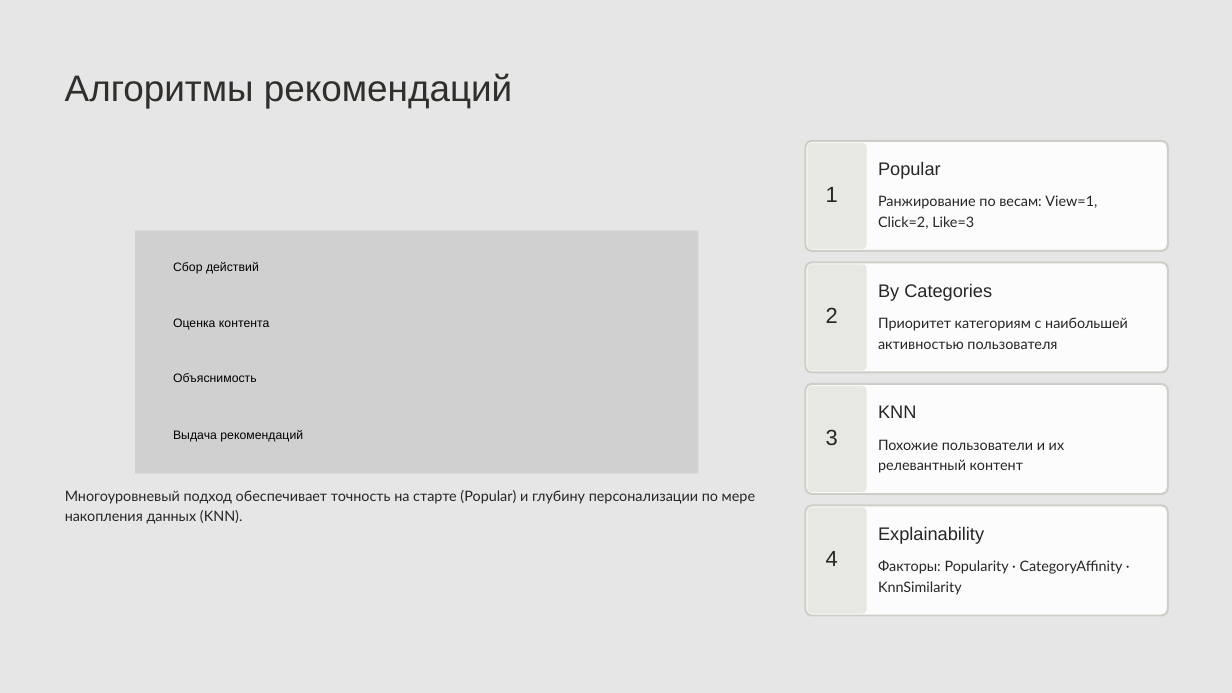
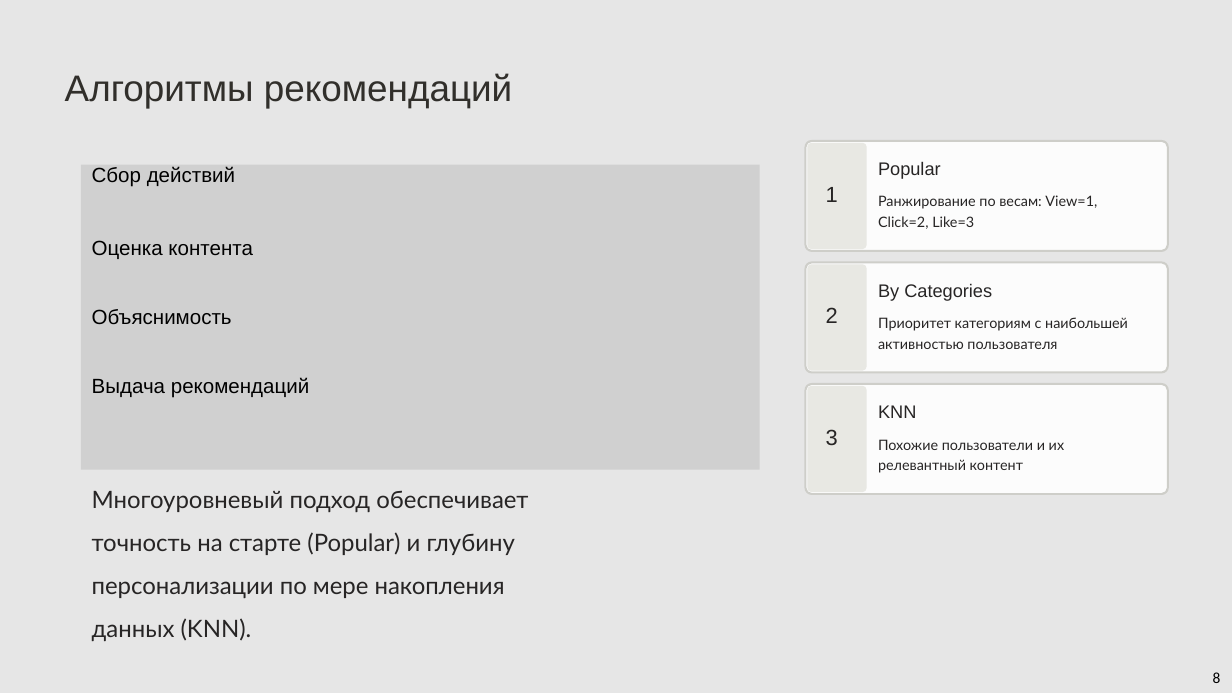
Before and after one commit to KockAnigilator/smart-content-recommender, a slide deck: slide 9 of docs/Презентация.pptx (slide 8 before the commit). Drawn at 1232x693 pixels with LibreOffice and Linux fonts; fonts in the diff are those of the drawing; grey boxes stand for pictures; background and template pictures are left out. Boxes give left, top, right and bottom in pixels: in the first picture for what was removed or moved away, otherwise in the second. Text is boxed around its words. In the diff, an @@ line names an element or a change of style, - is before the commit and + after.

```diff
--- a/docs/Презентация.pptx
+++ b/docs/Презентация.pptx
@@ picture: place and size @@
-picture at [135, 230, 698, 473]
+picture at [81, 164, 760, 469]
@@ size 14.4 to 24 pt in 4 elements at [92, 377, 309, 398], [92, 309, 232, 324], [92, 240, 253, 259], [92, 166, 235, 187] @@
@@ text "Сбор действий": place and size @@
-text "Сбор действий" at [173, 262, 259, 274]
+text "Сбор действий" at [92, 166, 235, 187]
@@ text "Оценка контента": place and size @@
-text "Оценка контента" at [173, 318, 270, 330]
+text "Оценка контента" at [92, 240, 253, 259]
@@ text "Объяснимость": place and size @@
-text "Объяснимость" at [173, 373, 257, 382]
+text "Объяснимость" at [92, 309, 232, 324]
@@ text "Выдача рекомендаций": place and size @@
-text "Выдача рекомендаций" at [173, 430, 303, 442]
+text "Выдача рекомендаций" at [92, 377, 309, 398]
@@ text "Многоуровневый подход обеспечивает точность на ...": place and size @@
-text "Многоуровневый подход обеспечивает точность на ..." at [65, 490, 755, 524]
+text "Многоуровневый подход обеспечивает точность на ..." at [92, 490, 528, 641]
@@ text "Многоуровневый подход обеспечивает точность на ..." at [92, 490, 528, 641]: size 16.9 to 28 pt; line spacing 24.4pt to 1.5 @@
@@ freeform shape removed at [804, 505, 1169, 617] @@
@@ freeform shape removed at [806, 506, 1168, 616] @@
@@ freeform shape removed at [808, 508, 867, 614] @@
@@ text removed at [878, 526, 984, 544] @@
-Explainability
@@ text removed at [826, 551, 838, 566] @@
-4
@@ text removed at [878, 560, 1123, 595] @@
-Факторы: Popularity · CategoryAffinity · KnnSimilarity
@@ text added at [1213, 672, 1221, 683], 18 pt, text #000000 @@
+8
```
Also in this commit, not shown: 10 other slides changed, 10 slides added, 1 slide removed, 9 other files.
